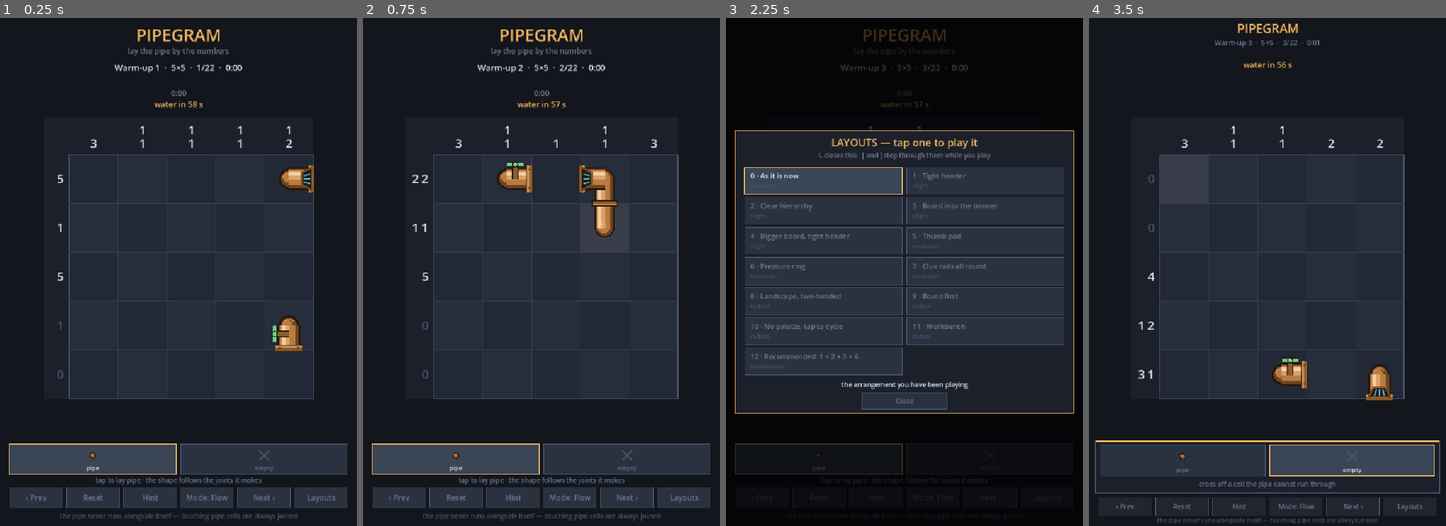
Above: before the commit, frames 1-4 (left to right).
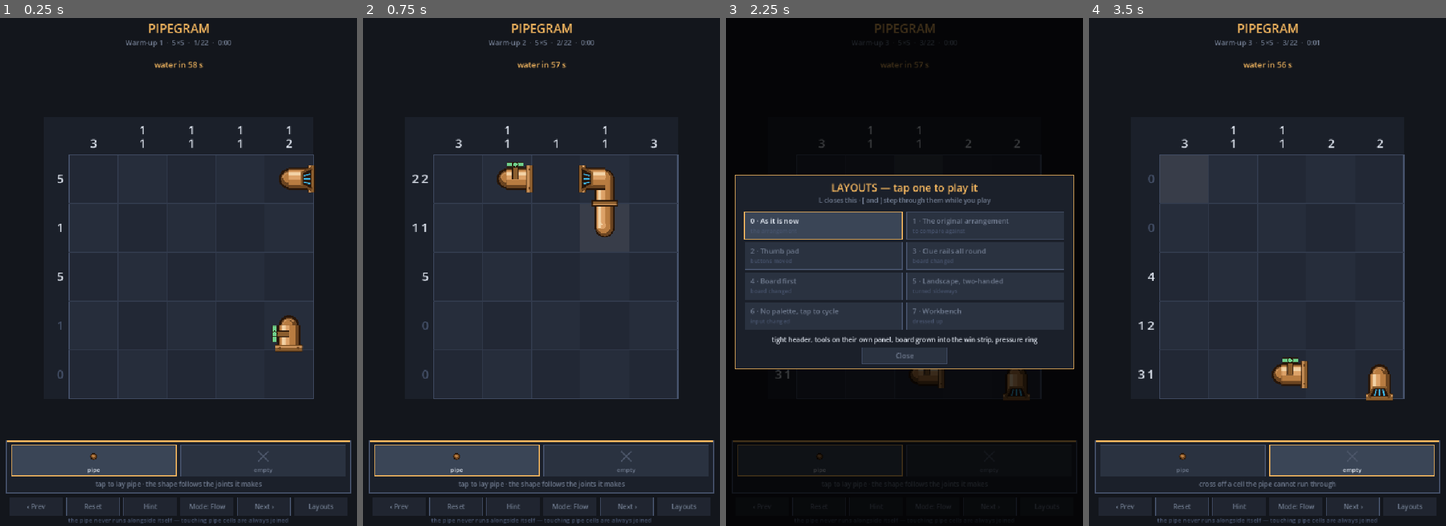
Above: after the commit, the same moments.

Repository: donkeyeatsbacon-web/pipegram
Game: Godot game, scene res://Main.tscn
The game is run twice, just before and just after one commit, with the same random seed, the same clock (stepped at 60 frames per second) and the same inputs.
Inputs (mouse positions are in pixels of both pictures, inside the frame that each line leads up to):
- Up to frame 1 (0.25 s): no input
- Up to frame 2 (0.75 s): tap Enter at 0.5 s; move the mouse to (620, 246) at 0.52 s; hold Right from 0.53 s (still down); tap 1 at 0.6 s; click (620, 246) at 0.67 s
- Up to frame 3 (2.25 s): tap Space at 0.77, 1.25 s; release Right at 1.25 s; drag from (833, 297) to (886, 373) at 1.27 s; tap Enter at 2 s; move the mouse to (940, 160) at 2.02 s; hold Right from 2.03 s (still down); tap L at 2.1 s
- Up to frame 4 (3.5 s): release Right at 2.75 s; tap Space at 2.75 s; drag from (1249, 373) to (1160, 195) at 2.77 s

The runs differ from the first frame. In frame 1, 4.8% of the frame differs, in the area x 1-99%, y 1-100%; in frame 2, 4.8%; in frame 3, 24%, in the area x 1-99%, y 1-97%; in frame 4, nothing differs.

Commit message:
Adopt 1 + 2 + 3 + 6 as the arrangement
Tight header, the two tools raised on their own panel, the board grown
into the dead win strip, and the pressure countdown as a ring around the
water's head. On a 6x6 that is a 104px cell against the original's 88px.

It now lives in one place. The layout flags used to be resolved with a
hand-written default at each lookup -- the same answer spelled in nine
places, free to drift apart -- so there was no single thing to change.
They resolve against a BASE dictionary instead, and a variant is BASE with
the keys it names overridden. An unknown key is now an error rather than a
silent fallback.

The picker drops from 13 entries to 8. The four that were folded into the
arrangement are gone, since on their own they would each have meant "the
arrangement minus three of its parts". The plain original is kept as an
alternative so the two can still be flipped between, and the remaining
seven each vary one thing from the arrangement rather than from the old
plain base -- so Thumb pad and Workbench now inherit the bigger board too.

8 layouts audit clean with both planted faults caught, 22/22 on the logic
test.

Co-Authored-By: Claude Opus 5 <noreply@anthropic.com>

Diff:
--- a/scripts/Main.gd
+++ b/scripts/Main.gd
@@ -67,39 +67,28 @@
 const RULE_LINE := "the pipe never runs alongside itself — touching pipe cells are always joined"
 
 var LAYOUTS: Array = [
-	{"name": "As it is now", "tier": "baseline",
-	 "note": "the arrangement you have been playing"},
-	{"name": "Tight header", "tier": "slight", "hdr": HDR_TIGHT,
-	 "note": "title and status on two lines — about 80px back into the board"},
-	{"name": "Clear hierarchy", "tier": "slight", "chrome": CHROME_PANEL,
-	 "note": "the two tools raised on their own panel, the rest dimmed"},
-	{"name": "Board into the banner", "tier": "slight", "grow": true,
-	 "note": "the dead win/lose strip given to the board; banner overlays it"},
-	{"name": "Bigger board, tight header", "tier": "slight",
-	 "hdr": HDR_TIGHT, "grow": true,
-	 "note": "both cheap wins at once — the largest board without moving a button"},
-	{"name": "Thumb pad", "tier": "moderate", "chrome": CHROME_PAD,
+	{"name": "As it is now", "tier": "the arrangement",
+	 "note": "tight header, tools on their own panel, board grown into the win strip, pressure ring"},
+	{"name": "The original arrangement", "tier": "to compare against",
+	 "hdr": HDR_FULL, "chrome": CHROME_ROWS, "grow": false, "ring": false,
+	 "note": "what it looked like before: full header, plain button rows, countdown up top"},
+	{"name": "Thumb pad", "tier": "buttons moved", "chrome": CHROME_PAD,
 	 "note": "every button in one block under your thumb, nothing up top"},
-	{"name": "Pressure ring", "tier": "moderate", "ring": true,
-	 "note": "the Flow countdown drawn around the water's head, not up top"},
-	{"name": "Clue rails all round", "tier": "moderate", "rails": true,
+	{"name": "Clue rails all round", "tier": "board changed", "rails": true,
 	 "note": "clues repeated right and bottom so one is always near your work"},
-	{"name": "Landscape, two-handed", "tier": "radical",
-	 "land": true, "chrome": CHROME_SIDE, "hdr": HDR_TIGHT,
+	{"name": "Board first", "tier": "board changed",
+	 "hdr": HDR_CHIP, "chrome": CHROME_BAR,
+	 "note": "board fills the screen; the controls slide up when you want them"},
+	{"name": "Landscape, two-handed", "tier": "turned sideways",
+	 "land": true, "chrome": CHROME_SIDE,
 	 "note": "board centred, tools under the left thumb, utilities right"},
-	{"name": "Board first", "tier": "radical",
-	 "hdr": HDR_CHIP, "chrome": CHROME_BAR, "grow": true,
-	 "note": "board fills the screen; the controls slide up when you want them"},
-	{"name": "No palette, tap to cycle", "tier": "radical",
-	 "input": IN_CYCLE, "chrome": CHROME_NONE, "grow": true,
+	{"name": "No palette, tap to cycle", "tier": "input changed",
+	 "input": IN_CYCLE, "chrome": CHROME_NONE,
 	 "note": "a tap cycles blank → pipe → crossed off; no palette to aim at"},
-	{"name": "Workbench", "tier": "radical",
-	 "chrome": CHROME_TRAY, "hdr": HDR_TIGHT,
+	{"name": "Workbench", "tier": "dressed up", "chrome": CHROME_TRAY,
 	 "note": "blueprint on a bench, tools in a parts tray, a pressure gauge"},
-	{"name": "Recommended: 1 + 2 + 3 + 6", "tier": "combination",
-	 "hdr": HDR_TIGHT, "chrome": CHROME_PANEL, "grow": true, "ring": true,
-	 "note": "the cheap wins plus the pressure ring, all together"},
 ]
+
 
 # Flow timings. These are the dials to turn after a playtest: they decide
 # whether this is tense or merely unfair.
@@ -671,16 +660,35 @@
 	queue_redraw()
 
 
-func _lay(key: String, dflt: Variant) -> Variant:
-	return L.get(key, dflt)
+# The arrangement the game ships with, chosen after comparing the variants: a
+# tight header, the two tools raised on their own panel, the board grown into
+# the dead win strip, and the pressure countdown drawn around the water's head.
+#
+# A layout variant is this with the few keys it names overridden, so a variant
+# only has to say what it changes -- and there is exactly one place to change
+# what "the arrangement" means. These used to be defaults written out at each
+# lookup, which meant the same answer was spelled in nine places.
+const BASE := {
+	"land": false,
+	"hdr": HDR_TIGHT,
+	"chrome": CHROME_PANEL,
+	"input": IN_PALETTE,
+	"grow": true,
+	"ring": true,
+	"rails": false,
+}
+
+
+func _lay(key: String) -> Variant:
+	return L.get(key, BASE[key])        # an unknown key is a bug, not a default
 
 
 func _chrome() -> int:
-	return int(_lay("chrome", CHROME_ROWS))
+	return int(_lay("chrome"))
 
 
 func _input_mode() -> int:
-	return int(_lay("input", IN_PALETTE))
+	return int(_lay("input"))
 
 
 func _apply_layout() -> void:
@@ -689,7 +697,7 @@
 	layout = wrapi(layout, 0, LAYOUTS.size())
 	L = LAYOUTS[layout]
 
-	if bool(_lay("land", false)):
+	if bool(_lay("land")):
 		VW = 1080.0
 		VH = 760.0
 	else:
@@ -699,13 +707,13 @@
 	if win != null:
 		win.content_scale_size = Vector2i(int(VW), int(VH))
 
-	match int(_lay("hdr", HDR_FULL)):
+	match int(_lay("hdr")):
 		HDR_TIGHT: head_h = 124.0
 		HDR_CHIP: head_h = 58.0
 		_: head_h = 208.0
 
 	side_w = 0.0
-	banner_gap = 0.0 if bool(_lay("grow", false)) else 90.0
+	banner_gap = 0.0 if bool(_lay("grow")) else 90.0
 	match _chrome():
 		CHROME_PANEL: ctrl_h = 182.0
 		CHROME_BAR:
@@ -741,7 +749,7 @@
 	var avail_w := VW - 40.0 - side_w * 2.0
 	var top := head_h
 	var avail_h := (VH - ctrl_h - banner_gap) - top
-	var rails: bool = bool(_lay("rails", false))
+	var rails: bool = bool(_lay("rails"))
 
 	# The gutters have to hold the longest clue in either direction, so size
 	# the cells and the gutters together: two passes settle it.
@@ -1267,7 +1275,7 @@
 		_draw_water()
 	_draw_flanges()
 	_draw_taps()
-	if bool(_lay("ring", false)):
+	if bool(_lay("ring")):
 		_draw_pressure_ring()
 	if lost:
 		_draw_burst()
@@ -1313,7 +1321,7 @@
 		return
 	_text_c("PRESSURE BUILDING — %.1f s" % pressure_left, Vector2(VW * 0.5, y),
 			size + 1, C_BAD)
-	if bool(_lay("ring", false)):
+	if bool(_lay("ring")):
 		return                        # the ring on the board carries it
 	var frac := clampf(pressure_left / PRESSURE_SECONDS, 0.0, 1.0)
 	var bw := 300.0
@@ -1323,7 +1331,7 @@
 
 
 func _draw_header() -> void:
-	match int(_lay("hdr", HDR_FULL)):
+	match int(_lay("hdr")):
 		HDR_TIGHT:
 			_text_c("PIPEGRAM", Vector2(VW * 0.5, 32), 26, C_ACCENT)
 			_text_c(_status_text(), Vector2(VW * 0.5, 58), 15,
